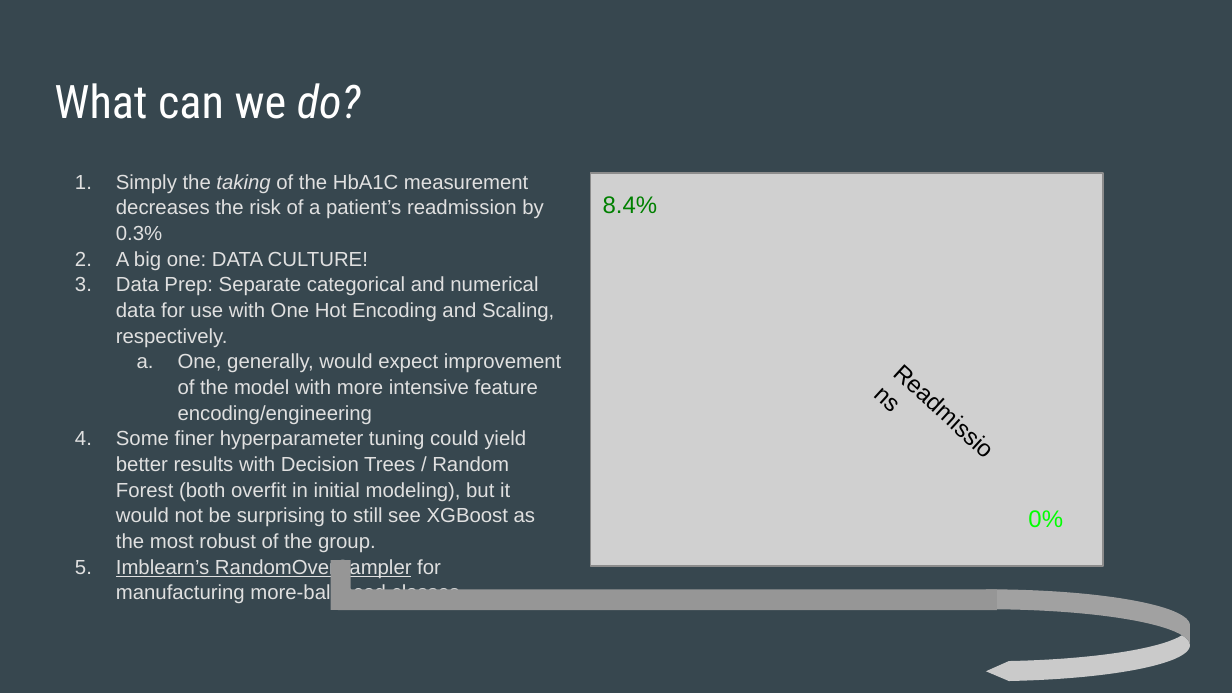
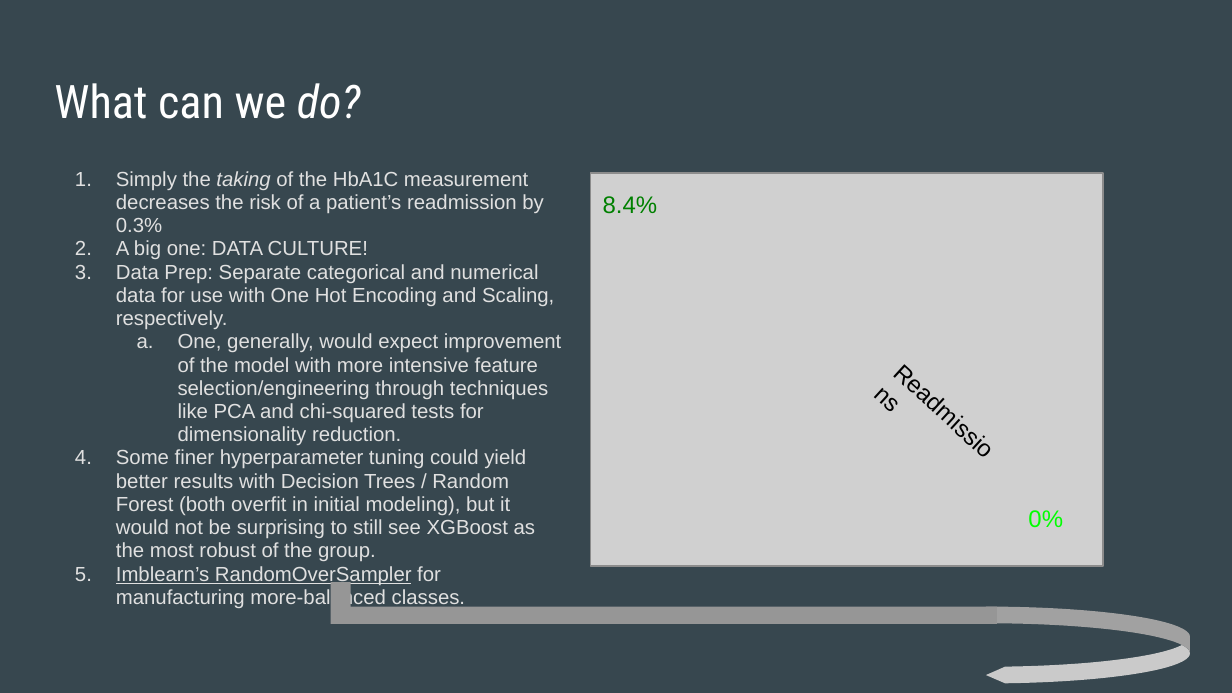
Before and after one commit to kstoudt/Springboard, a slide deck: slide 35 of Predicting_Diabetic_Patient_Readmission/Capstone2_Final_Report_slides.pptx. Drawn at 1232x693 pixels with LibreOffice and Linux fonts; fonts in the diff are those of the drawing; grey boxes stand for pictures. Boxes give left, top, right and bottom in pixels: in the first picture for what was removed or moved away, otherwise in the second. Text is boxed around its words. In the diff, an @@ line names an element or a change of style, - is before the commit and + after.

```diff
--- a/Predicting_Diabetic_Patient_Readmission/Capstone2_Final_Report_slides.pptx
+++ b/Predicting_Diabetic_Patient_Readmission/Capstone2_Final_Report_slides.pptx
@@ text at [116, 171, 554, 609]: line spacing 1.05 to 0.95 @@
@@ text at [178, 333, 562, 445]: text changed @@
-  a. One, generally, would expect improvement of the model with more intensive feature encoding/engineering
+  a. One, generally, would expect improvement of the model with more intensive feature selection/engineering through techniques like PCA and chi-squared tests for dimensionality reduction.
@@ rectangle: place and size @@
-rectangle at [330, 561, 350, 611]
+rectangle at [330, 583, 350, 625]
@@ rectangle: place and size @@
-rectangle at [338, 589, 997, 610]
+rectangle at [338, 606, 997, 623]
@@ curved left arrow: place and size @@
-curved left arrow at [986, 589, 1190, 681]
+curved left arrow at [986, 606, 1190, 683]
```
Also in this commit, not shown: 3 other slides changed, 1 other file.
